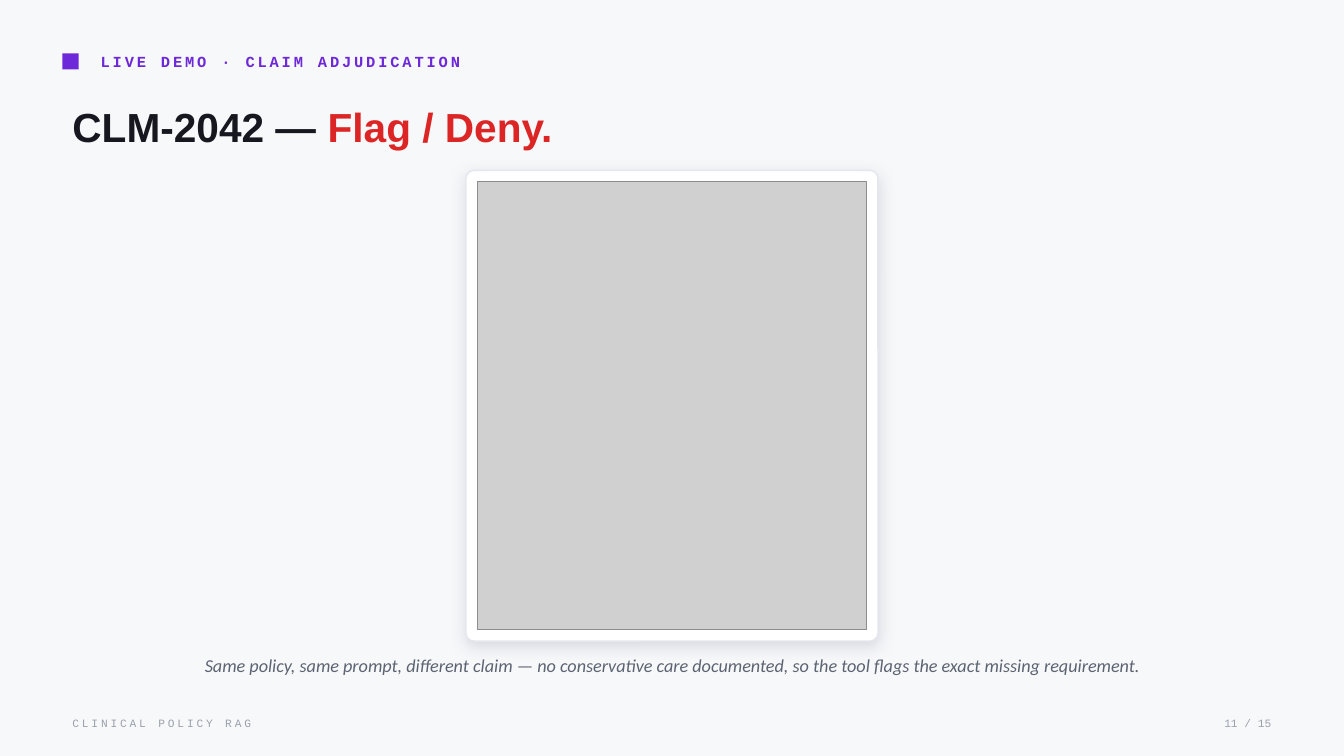
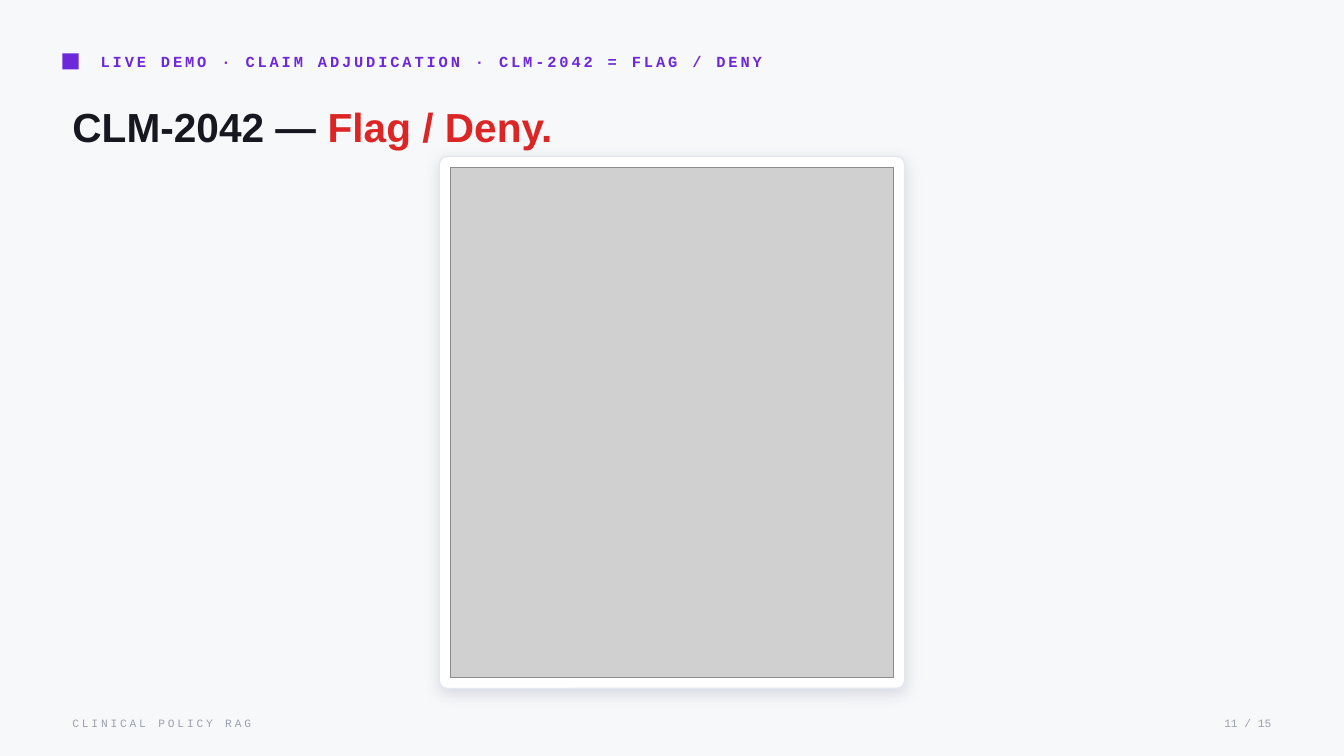
Before and after one commit to Iyman-Ahmed/clinical-rag-poc, a slide deck: slide 11 of presentation/Clinical_Policy_RAG.pptx. Drawn at 1344x756 pixels with LibreOffice and Linux fonts; fonts in the diff are those of the drawing; grey boxes stand for pictures. Boxes give left, top, right and bottom in pixels: in the first picture for what was removed or moved away, otherwise in the second. Text is boxed around its words. In the diff, an @@ line names an element or a change of style, - is before the commit and + after.

```diff
--- a/presentation/Clinical_Policy_RAG.pptx
+++ b/presentation/Clinical_Policy_RAG.pptx
@@ text at <box>101,56,761,67</box>: text changed @@
-LIVE DEMO · CLAIM ADJUDICATION
+LIVE DEMO · CLAIM ADJUDICATION · CLM-2042 = FLAG / DENY
@@ rounded rectangle: place and size @@
-rounded rectangle at <box>466,170,878,641</box>
+rounded rectangle at <box>440,156,905,689</box>
@@ rounded rectangle at <box>440,156,905,689</box>: proportions changed @@
@@ picture: place and size @@
-picture at <box>477,181,867,630</box>
+picture at <box>451,167,894,678</box>
@@ text removed at <box>205,659,1139,675</box> @@
-Same policy, same prompt, different claim — no conservative care documented, so the tool flags the exact missing requirement.
```
Also in this commit, not shown: 1 other slide changed, 1 other file.
